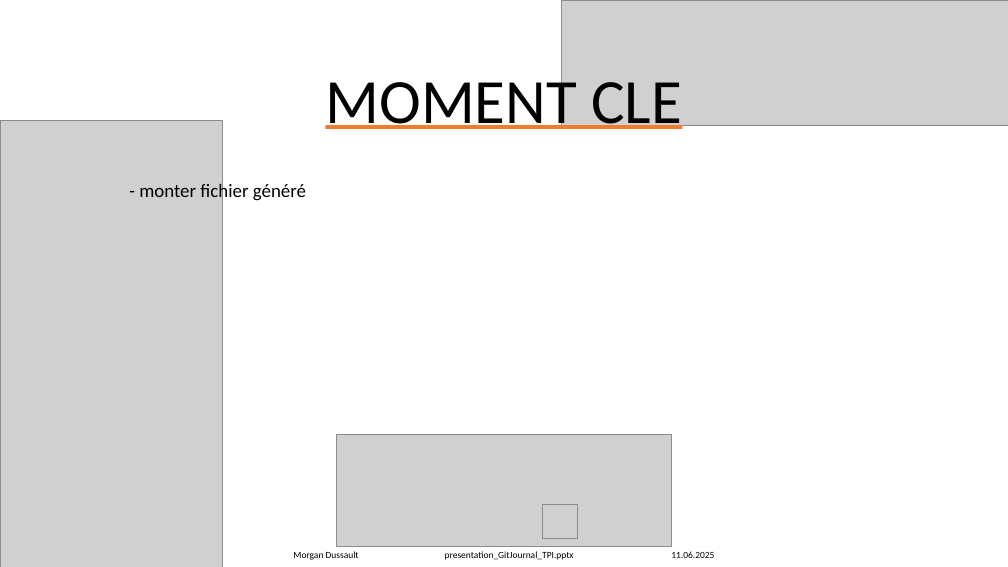
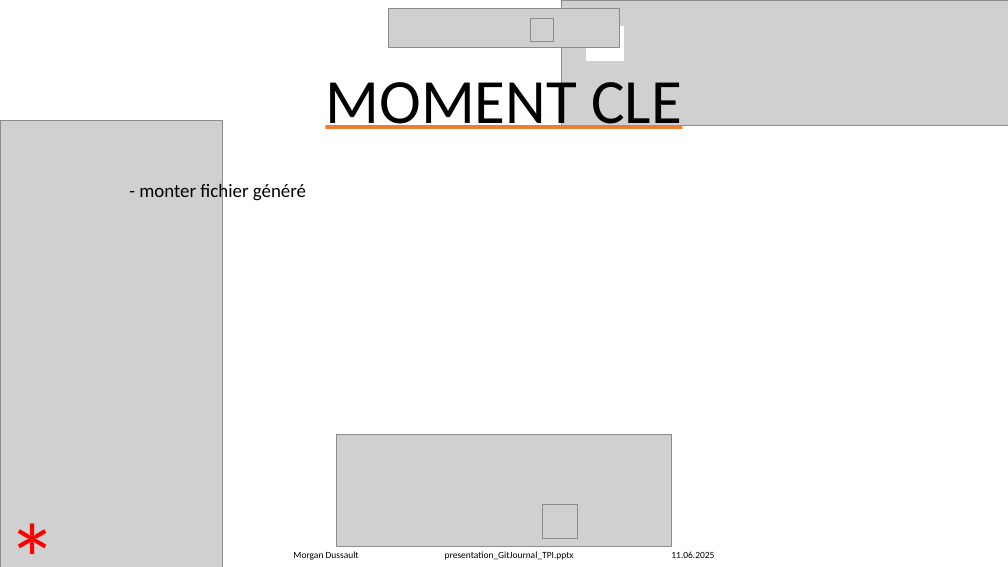
Before and after one commit to Morgan-DD/GitJournal, a slide deck: slide 29 of presentation/presentation_GitJournal_TPI.pptx (slide 23 before the commit). Drawn at 1008x567 pixels with LibreOffice and Linux fonts; fonts in the diff are those of the drawing; grey boxes stand for pictures. Boxes give left, top, right and bottom in pixels: in the first picture for what was removed or moved away, otherwise in the second. Text is boxed around its words. In the diff, an @@ line names an element or a change of style, - is before the commit and + after.

```diff
--- a/presentation/presentation_GitJournal_TPI.pptx
+++ b/presentation/presentation_GitJournal_TPI.pptx
@@ picture added at [389,9,619,48] @@
@@ picture added at [531,18,554,42] @@
@@ rectangle added at [586,26,623,60], fill #FFFFFF, outline #FFFFFF 1 pt @@
@@ text added at [0,491,67,567], 96 pt, text #FF0000 @@
+*
```
Also in this commit, not shown: 24 other slides changed, 8 slides added, 14 other files.
